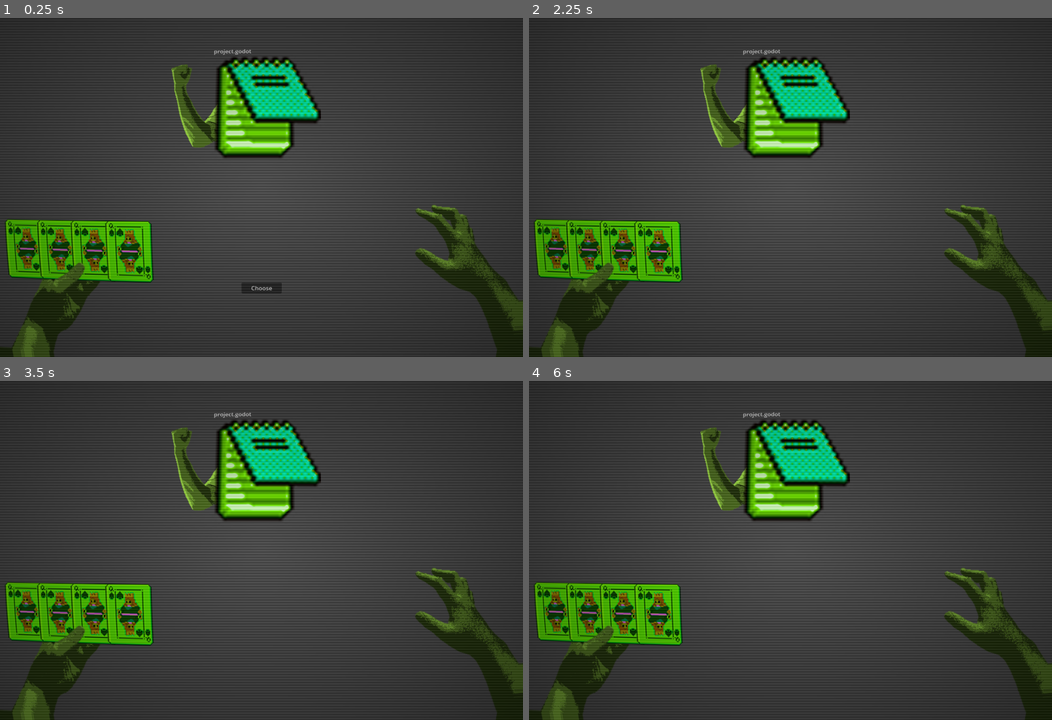
Above: before the commit, frames 1-4 (two rows, left to right).
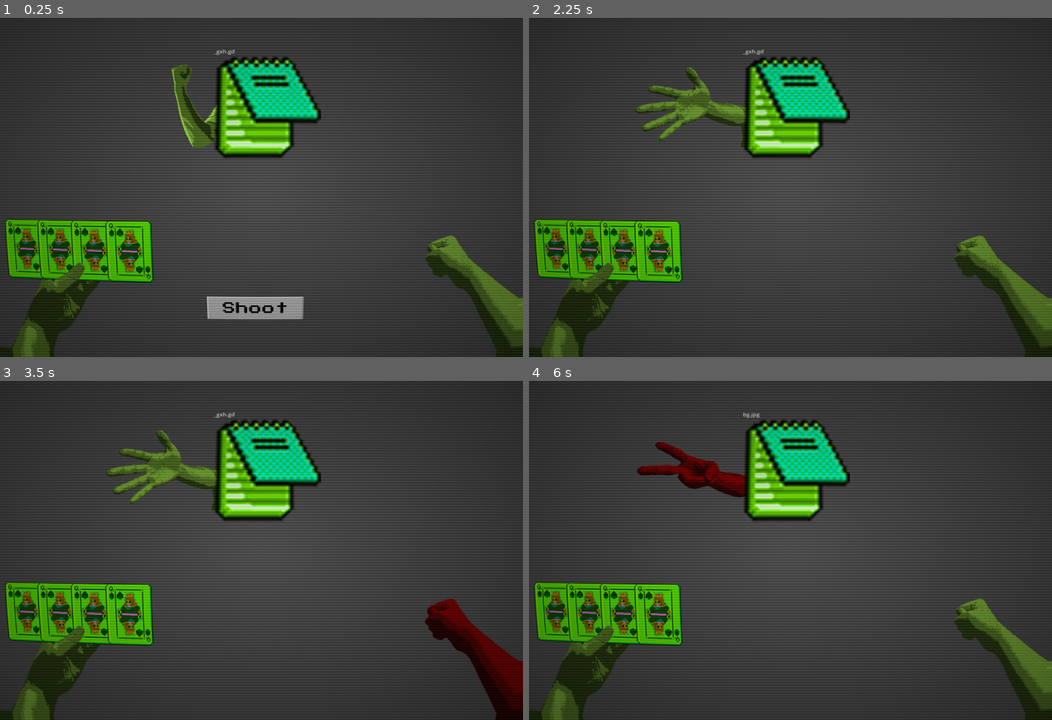
Above: after the commit, the same moments.

Repository: rajariandhana/FileMonster
Game: Godot game, scene res://scenes/game.tscn
Two runs of this game, one before a commit and one after it. Both use one fixed random seed, a clock stepped at 60 frames per second and the inputs below.
Inputs (mouse positions are in pixels of both pictures, inside the frame that each line leads up to):
- Up to frame 1 (0.25 s): no input
- Up to frame 2 (2.25 s): click (790, 282) at 0.5 s, where only the run before the commit has a clickable "Choose"; click (790, 282) at 1.25 s, where only the run before the commit has a clickable "Okay"; click (785, 302) at 2.02 s
- Up to frame 3 (3.5 s): tap Enter at 2.75 s; move the mouse to (465, 642) at 2.77 s; click (465, 642) at 2.92 s
- Up to frame 4 (6 s): move the mouse to (560, 611) at 3.52 s; click (560, 611) at 3.67 s; tap Space at 4.25 s; move the mouse to (596, 611) at 4.27 s; click (596, 611) at 4.42 s; click (785, 665) at 5.02 s; tap Enter at 5.75 s; move the mouse to (633, 611) at 5.77 s; click (633, 611) at 5.92 s

The runs differ from the first frame. In frame 1, 4.4% of the frame differs, in the area x 39-100%, y 9-98%; in frame 2, 5.2%; in frame 3, 6.0%, in the area x 20-100%, y 9-100%; in frame 4, 4.8%.

Commit message:
check win

Diff:
--- a/scenes/enemy_hand.gd
+++ b/scenes/enemy_hand.gd
@@ -4,6 +4,7 @@
 enum Move { DEFL, ROCK, PAPER, SCISSORS }
 
 @onready var art: Sprite2D = $Art
+@onready var flash_timer: Timer = $FlashTimer
 
 const TEX := {
 	Move.DEFL:     preload("res://graphics/enemy_hand/default.png"),
@@ -18,5 +19,36 @@
 	current = m
 	art.texture = TEX[m]   # <--- here you swap the texture
 
-#func _ready() -> void:
-	#set_move(Move.SCISSORS)
+func _ready() -> void:
+	set_move(Move.DEFL)
+	original_color = art.modulate
+	flash_timer.autostart = false
+
+func get_move():
+	return current
+
+
+var original_color : Color = Color(1, 1, 1)
+var red_flash_color : Color = Color(1, 0, 0)  # Red color for damage
+var yellow_flash_color : Color = Color(0.8, 1, 0)
+var flash_duration : float = 0.2
+var flash_count : int = 6
+var flashes_left : int = 0
+var current_flash_color : Color = Color(1, 1, 1)
+
+func red():
+	current_flash_color = red_flash_color
+	flashes_left = flash_count
+	flash_timer.start(flash_duration)
+func yellow():
+	current_flash_color = yellow_flash_color
+	flashes_left = flash_count
+	flash_timer.start(flash_duration)
+
+func _on_flash_timer_timeout():
+	if flashes_left > 0:
+		art.modulate = current_flash_color if flashes_left % 2 == 1 else original_color
+		flashes_left -= 1
+		flash_timer.start(flash_duration)
+	else:
+		art.modulate = original_color
--- a/scenes/enemy_hand.tscn
+++ b/scenes/enemy_hand.tscn
@@ -11,3 +11,7 @@
 rotation = 0.125064
 scale = Vector2(0.849274, 0.722722)
 texture = ExtResource("2_hqcsv")
+
+[node name="FlashTimer" type="Timer" parent="."]
+
+[connection signal="timeout" from="FlashTimer" to="." method="_on_flash_timer_timeout"]
--- a/scenes/game.gd
+++ b/scenes/game.gd
@@ -9,28 +9,17 @@
 @onready var file_badge: FileBadge = $FileBadge
 @onready var enemy_hand: Node2D = $EnemyHand
 
+@onready var timer: Node = $Timer
+#@onready var status: Control = $Status
+
+@onready var button_shoot: TextureButton = $ButtonShoot
+
 var downloads_path: String = OS.get_system_dir(OS.SYSTEM_DIR_DOWNLOADS)
 
 func _ready() -> void:
 	file_badge.base_dir = downloads_path
-	toggle_choose.visible = true
-	choose_okay.visible = false
 	randomize()
-	_pick_enemy()
-
-func _on_toggle_choose_pressed() -> void:
-	toggle_choose.visible = false
-	choose_okay.visible = true
-	player_left.toggle_activable(true)
-	player_right.toggle_choose(true)
-
-func _on_choose_okay_pressed() -> void:
-	choose_okay.visible = false;
-	player_left.toggle_activable(false)
-	player_right.toggle_choose(false)
-
-	var move: int = randi() % EnemyHand.Move.size()
-	enemy_hand.set_move(move)
+	reset_state()
 
 func _list_files(path: String) -> Array:
 	var files: Array = []
@@ -55,6 +44,55 @@
 		file_badge.set_file("[empty Downloads]")
 		return
 
-	var idx: int = randi_range(1,3)
+	var idx: int = randi() % files.size()
 	var chosen: String = files[idx]
 	file_badge.set_file(chosen)
+
+func _on_button_shoot_pressed() -> void:
+	button_shoot.visible = false;
+	#player_left.toggle_activable(false)
+	#player_right.toggle_choose(false)
+	player_right.deactivate_choose()
+
+	var move: int = randi_range(1,3)
+	enemy_hand.set_move(move)
+
+	process_status()
+	timer.start(2.5)
+
+func process_status():
+	var win = check_win(player_right.get_move(), enemy_hand.get_move())
+	if win == 0:
+		#status.text = "TIE"
+		pass
+		#enemy_hand.yellow()
+		#player_right.yellow()
+	elif win == 1:
+#		damage, delete
+		#status.text = "WIN"
+		enemy_hand.red()
+	else:
+		#status.text = "LOSE"
+		player_right.red()
+
+func check_win(player, enemy):
+	#print(str(player)+" "+str(enemy))
+	if player==enemy:
+		return 0
+	elif player==1 and enemy==3 || player==2 and enemy==1 || player==3 && enemy==2:
+		return 1
+	return -1
+
+func reset_state():
+	_pick_enemy()
+	#player_left.toggle_activable(true)
+	#player_right.toggle_choose(true)
+	button_shoot.visible = true
+	#status.text="choosing..."
+	player_right.activate_choose()
+	player_right.set_move(1)
+	enemy_hand.set_move(0)
+	timer.stop()
+
+func _on_timer_timeout() -> void:
+	reset_state()
--- a/scenes/game.tscn
+++ b/scenes/game.tscn
@@ -2,11 +2,11 @@
 
 [ext_resource type="Script" uid="uid://dgnj5viotp21n" path="res://scenes/game.gd" id="1_uwrxv"]
 [ext_resource type="PackedScene" uid="uid://bqp7oxm2tlpn1" path="res://scenes/player_right.tscn" id="3_lbhrr"]
-[ext_resource type="Script" uid="uid://b2wtax51uglhu" path="res://scripts/player_right.gd" id="4_iywne"]
 [ext_resource type="PackedScene" uid="uid://b5mtfs7jqey37" path="res://scenes/player_left.tscn" id="5_p57ef"]
 [ext_resource type="Script" uid="uid://c2qmw5bk2yol7" path="res://scripts/player_left.gd" id="6_u5sy4"]
 [ext_resource type="PackedScene" uid="uid://rk16a7ogfo8u" path="res://scenes/enemy_hand.tscn" id="7_vtaks"]
-[ext_resource type="Shader" uid="uid://7g81g3c7gqde" path="res://scenes/game.gdshader" id="8_gee14"]
+[ext_resource type="Texture2D" uid="uid://c2sksa535sx5t" path="res://graphics/buttons/Shoot.png" id="8_0tnpc"]
+[ext_resource type="Shader" path="res://scenes/game.gdshader" id="8_gee14"]
 [ext_resource type="PackedScene" uid="uid://d0ayleyslfjf2" path="res://scenes/file_badge.tscn" id="8_kvpfn"]
 
 [sub_resource type="ShaderMaterial" id="ShaderMaterial_0tnpc"]
@@ -23,9 +23,9 @@
 
 [node name="PlayerRight" parent="." instance=ExtResource("3_lbhrr")]
 position = Vector2(517, 263)
-script = ExtResource("4_iywne")
 
 [node name="ToggleChoose" type="Button" parent="."]
+visible = false
 offset_left = -54.0
 offset_top = 257.0
 offset_right = 55.0
@@ -33,6 +33,7 @@
 text = "Choose"
 
 [node name="ChooseOkay" type="Button" parent="."]
+visible = false
 offset_left = -54.0
 offset_top = 257.0
 offset_right = 55.0
@@ -59,5 +60,16 @@
 grow_vertical = 2
 mouse_filter = 2
 
+[node name="ButtonShoot" type="TextureButton" parent="."]
+offset_left = -149.0
+offset_top = 298.0
+offset_right = 115.0
+offset_bottom = 366.0
+texture_normal = ExtResource("8_0tnpc")
+
+[node name="Timer" type="Timer" parent="."]
+
 [connection signal="pressed" from="ToggleChoose" to="." method="_on_toggle_choose_pressed"]
 [connection signal="pressed" from="ChooseOkay" to="." method="_on_choose_okay_pressed"]
+[connection signal="pressed" from="ButtonShoot" to="." method="_on_button_shoot_pressed"]
+[connection signal="timeout" from="Timer" to="." method="_on_timer_timeout"]
--- a/scenes/player_right.tscn
+++ b/scenes/player_right.tscn
@@ -1,11 +1,13 @@
-[gd_scene load_steps=3 format=3 uid="uid://bqp7oxm2tlpn1"]
+[gd_scene load_steps=4 format=3 uid="uid://bqp7oxm2tlpn1"]
 
+[ext_resource type="Script" uid="uid://b2wtax51uglhu" path="res://scripts/player_right.gd" id="1_2tujd"]
 [ext_resource type="Texture2D" uid="uid://v73lhx057x80" path="res://graphics/player_hand/default.png" id="1_4moqc"]
 
 [sub_resource type="CircleShape2D" id="CircleShape2D_4moqc"]
 radius = 289.043
 
 [node name="PlayerHand" type="Area2D"]
+script = ExtResource("1_2tujd")
 
 [node name="Sprite2D" type="Sprite2D" parent="."]
 texture = ExtResource("1_4moqc")
@@ -13,3 +15,7 @@
 [node name="CollisionShape2D" type="CollisionShape2D" parent="."]
 position = Vector2(75, 3)
 shape = SubResource("CircleShape2D_4moqc")
+
+[node name="FlashTimer" type="Timer" parent="."]
+
+[connection signal="timeout" from="FlashTimer" to="." method="_on_flash_timer_timeout"]
--- a/scripts/player_left.gd
+++ b/scripts/player_left.gd
@@ -6,7 +6,7 @@
 
 func _ready() -> void:
 	choosable = false
-	print("here")
+	#print("here")
 	for card in cards.get_children():
 		if card is Card:
 			card.connect("nofity_left_hand", self.select_card)
@@ -18,8 +18,8 @@
 			card.set_activable(value)
 
 func select_card(selected: Card):
-	print("here")
-	print(selected)
+	#print("here")
+	#print(selected)
 	for card in cards.get_children():
 		if card is Card:
 			if card != selected:
--- a/scripts/player_right.gd
+++ b/scripts/player_right.gd
@@ -3,10 +3,12 @@
 @onready var sprite_2d: Sprite2D = $Sprite2D
 
 enum TYPE {
-	ROCK, PAPER, SCISSOR
+	DEFAULT, ROCK, PAPER, SCISSOR
 }
 
-var choosable: bool
+@onready var flash_timer: Timer = $FlashTimer
+
+var choosable:= true
 var type
 var sprite_path = "res://graphics/player_hand/"
 var sprite_end = ".png"
@@ -14,27 +16,69 @@
 var default = sprite_path + sprite_name[0] + sprite_end
 
 func _ready() -> void:
+	original_color = sprite_2d.modulate
+	flash_timer.autostart = false
+	#choosable = false
+	#set_move(0)
+
+func activate_choose():
+	choosable = true
+	#set_move(1)
+
+func deactivate_choose():
 	choosable = false
-	type = 0
-	sprite_2d.texture = load(default)
+	#set_move(0)
 
 func toggle_choose(value):
-	print(value)
+	#print(value)
 	choosable = value
 	if (choosable):
 		type = 1
-	else:
-		type = 0
+	#else:
+		#type = 0
 	sprite_2d.texture = load(sprite_path + sprite_name[type] + sprite_end)
 
+func set_move(value):
+	type = value
+	var path = sprite_path + sprite_name[type] + sprite_end
+	sprite_2d.texture = load(sprite_path + sprite_name[type] + sprite_end)
+	sprite_2d.texture = load(path)
+
 func toggle_type():
-	type+=1
-	if (type == 4):
-		type = 1
-	var path = sprite_path + sprite_name[type] + sprite_end
-	#print(path)
-	sprite_2d.texture = load(path)
+	var value=type+1
+	if (value == 4):
+		value = 1
+	set_move(value)
+
+func get_move():
+	return type
 
 func _input_event(viewport, event, shape_idx) -> void:
 	if event is InputEventMouseButton and event.pressed and choosable:
 		toggle_type()
+
+
+var original_color : Color = Color(1, 1, 1)
+var red_flash_color : Color = Color(1, 0, 0)  # Red color for damage
+var yellow_flash_color : Color = Color(0.8, 0, 0)
+var flash_duration : float = 0.2
+var flash_count : int = 6
+var flashes_left : int = 0
+var current_flash_color : Color = Color(1, 1, 1)
+
+func red():
+	current_flash_color = red_flash_color
+	flashes_left = flash_count
+	flash_timer.start(flash_duration)
+func yellow():
+	current_flash_color = yellow_flash_color
+	flashes_left = flash_count
+	flash_timer.start(flash_duration)
+
+func _on_flash_timer_timeout():
+	if flashes_left > 0:
+		sprite_2d.modulate = current_flash_color if flashes_left % 2 == 1 else original_color
+		flashes_left -= 1
+		flash_timer.start(flash_duration)
+	else:
+		sprite_2d.modulate = original_color
Binary file added: graphics/BG.png
Not shown, added: graphics/BG.png.import
Binary file added: graphics/Rectangle.png
Not shown, added: graphics/Rectangle.png.import
Binary file added: graphics/buttons/Shoot.png
Not shown, added: graphics/buttons/Shoot.png.import
Binary file added: graphics/shadow_layout.png
Not shown, added: graphics/shadow_layout.png.import
Not shown: 1 places in scenes/enemy_panel.tscn that only renumber resources
Not shown, changed: graphics/.DS_Store
